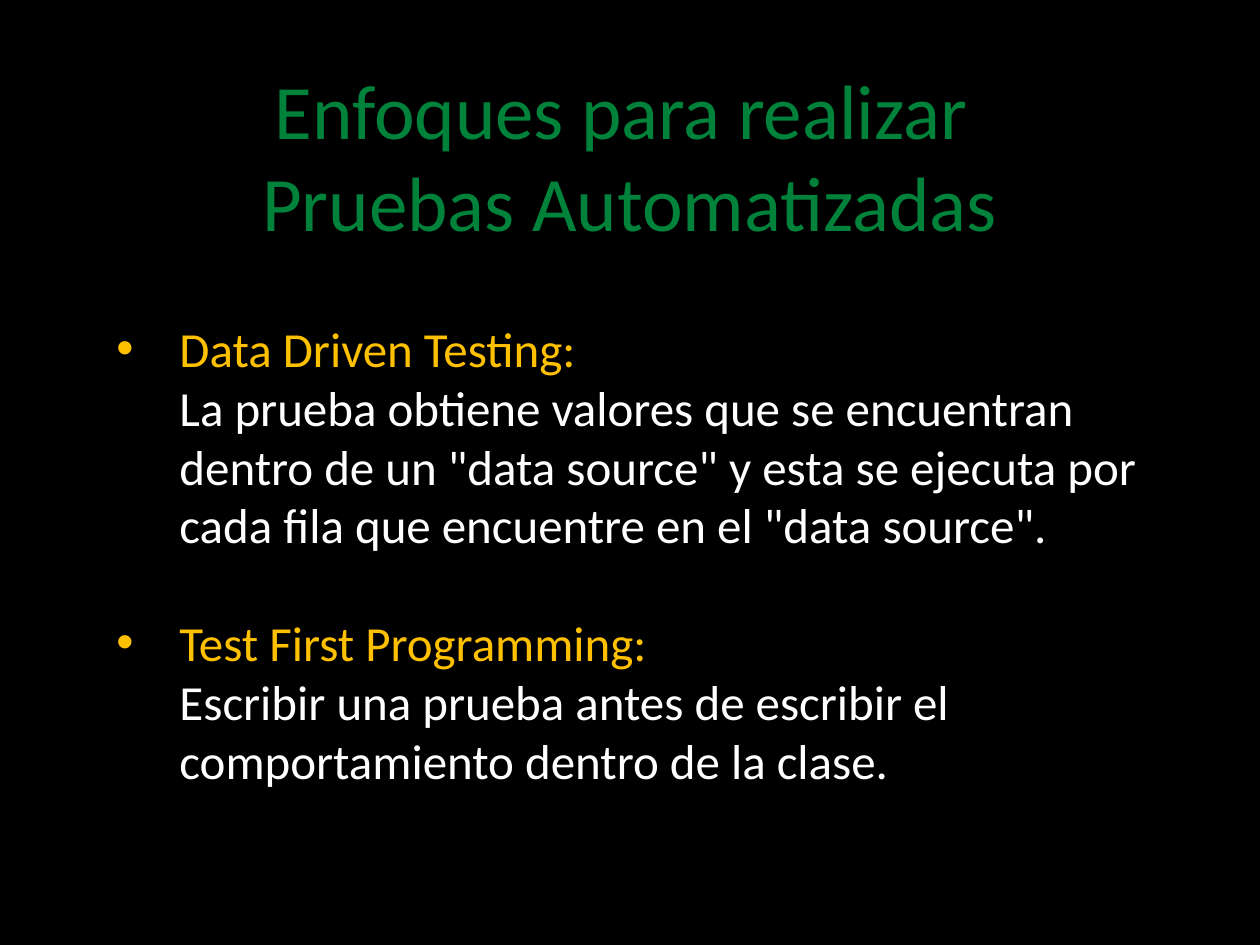
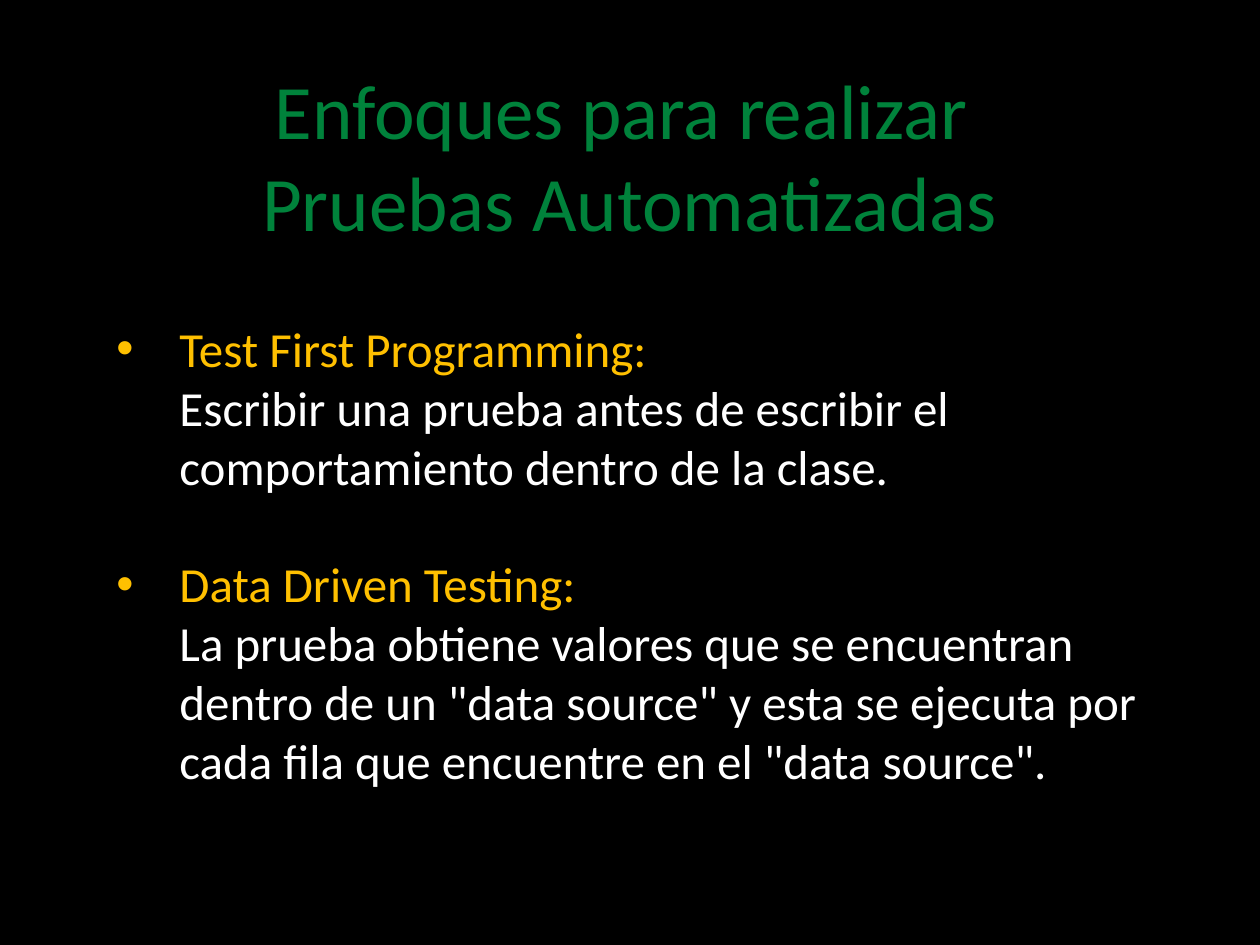
Before and after one commit to angelnunezsalazar/Test-Automation-NET, a slide deck: slide 37 of Diapositivas/1. Unit Testing.pptx. Drawn at 1260x945 pixels with LibreOffice and Linux fonts; fonts in the diff are those of the drawing; background and template pictures are left out. Boxes give left, top, right and bottom in pixels: in the first picture for what was removed or moved away, otherwise in the second. Text is boxed around its words. In the diff, an @@ line names an element or a change of style, - is before the commit and + after.

```diff
--- a/Diapositivas/1. Unit Testing.pptx
+++ b/Diapositivas/1. Unit Testing.pptx
@@ text at bbox=[179, 333, 949, 493]: paragraph added @@
+• Test First Programming:
+  Escribir una prueba antes de escribir el comportamiento dentro de la clase.
@@ text at bbox=[179, 627, 949, 787]: paragraph removed @@
-• Test First Programming:
-  Escribir una prueba antes de escribir el comportamiento dentro de la clase.
```
Also in this commit, not shown: 5 other slides changed, 4 slides added, 3 slides removed, 2 other files.
